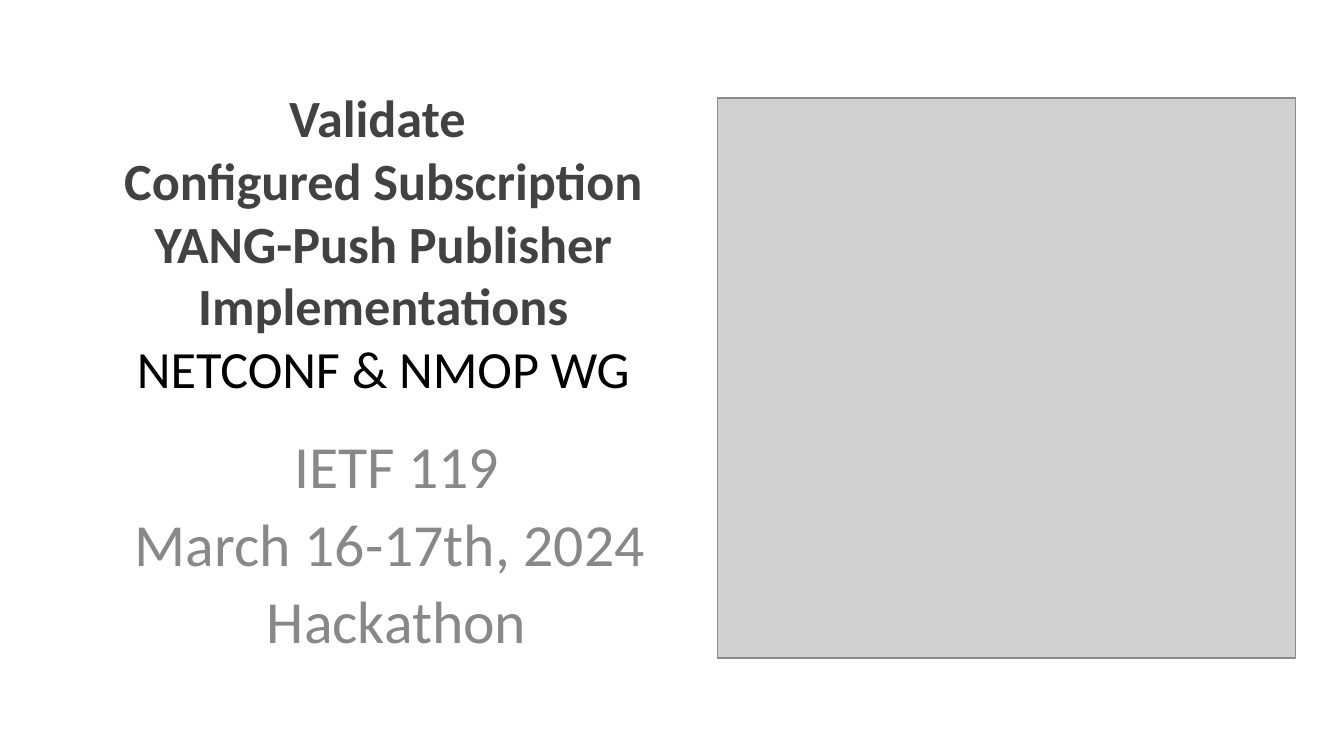
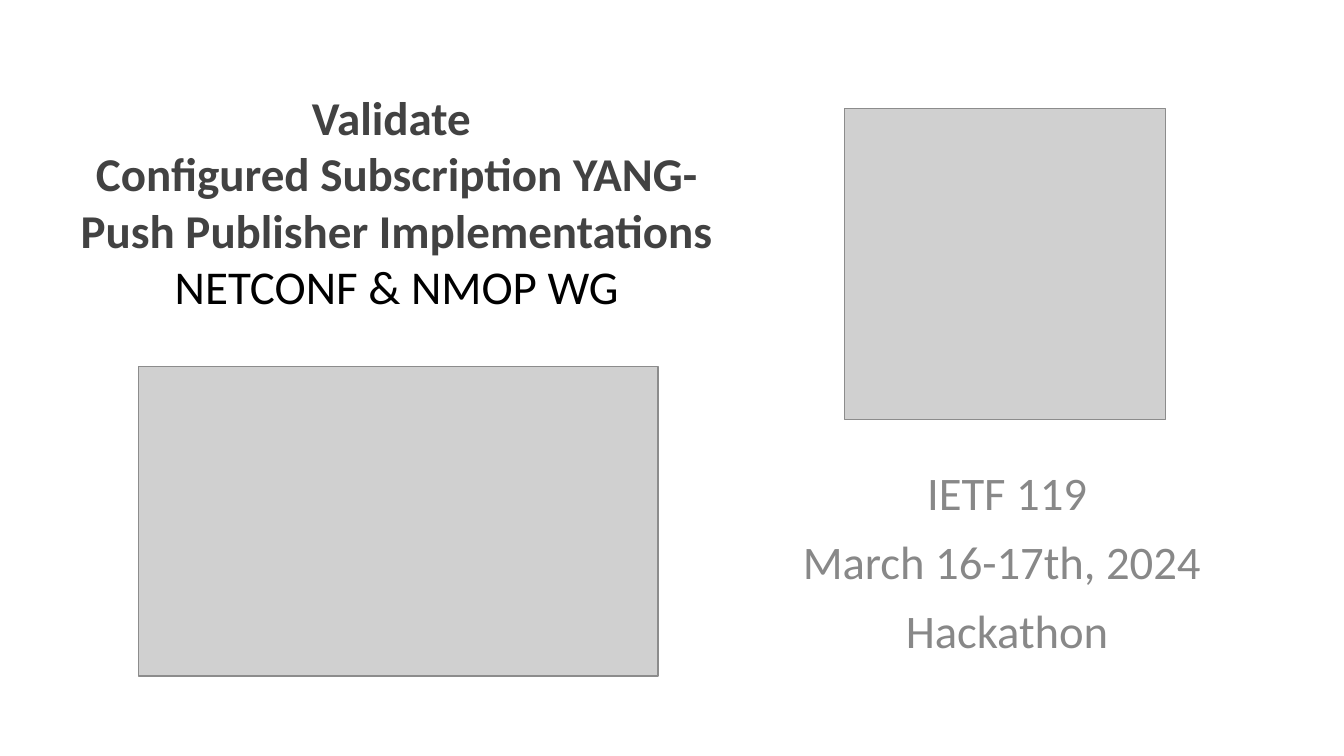
Before and after one commit to network-analytics/ietf-network-analytics-document-status, a slide deck: slide 1 of 119/Hackathon/ietf-119-hackathon-validate-yang-push-publisher.pptx. Drawn at 1344x756 pixels with LibreOffice and Linux fonts; fonts in the diff are those of the drawing; grey boxes stand for pictures. Boxes give left, top, right and bottom in pixels: in the first picture for what was removed or moved away, otherwise in the second. Text is boxed around its words. In the diff, an @@ line names an element or a change of style, - is before the commit and + after.

Commit message:
ietf 119 hackathon update

```diff
--- a/119/Hackathon/ietf-119-hackathon-validate-yang-push-publisher.pptx
+++ b/119/Hackathon/ietf-119-hackathon-validate-yang-push-publisher.pptx
@@ title "Validate Configured Subscription YANG-Push Publisher ...": place and size @@
-title "Validate Configured Subscription YANG-Push Publisher ..." at bbox=[124, 100, 642, 389]
+title "Validate Configured Subscription YANG-Push Publisher ..." at bbox=[81, 102, 712, 305]
@@ title "Validate Configured Subscription YANG-Push Publisher ..." at bbox=[81, 102, 712, 305]: size 28 to 25.2 pt @@
@@ picture: place and size @@
-picture at bbox=[718, 98, 1296, 659]
+picture at bbox=[844, 109, 1165, 421]
@@ picture added at bbox=[138, 367, 659, 677] @@
@@ subtitle "IETF 119": place and size @@
-subtitle "IETF 119" at bbox=[135, 449, 645, 644]
+subtitle "IETF 119" at bbox=[803, 480, 1200, 648]
@@ subtitle "IETF 119" at bbox=[803, 480, 1200, 648]: size 32 to 25 pt; line spacing 0.9 to 1 @@
```
Also in this commit, not shown: 1 other slide changed, 1 slide added, 3 other files.
